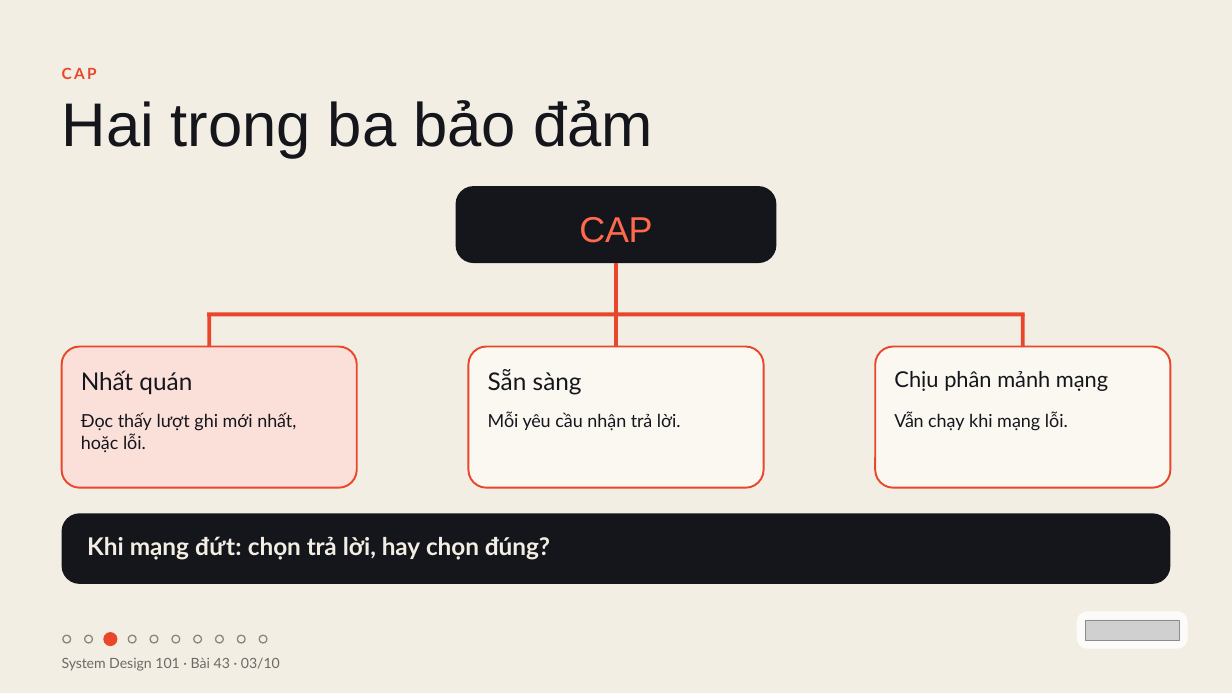
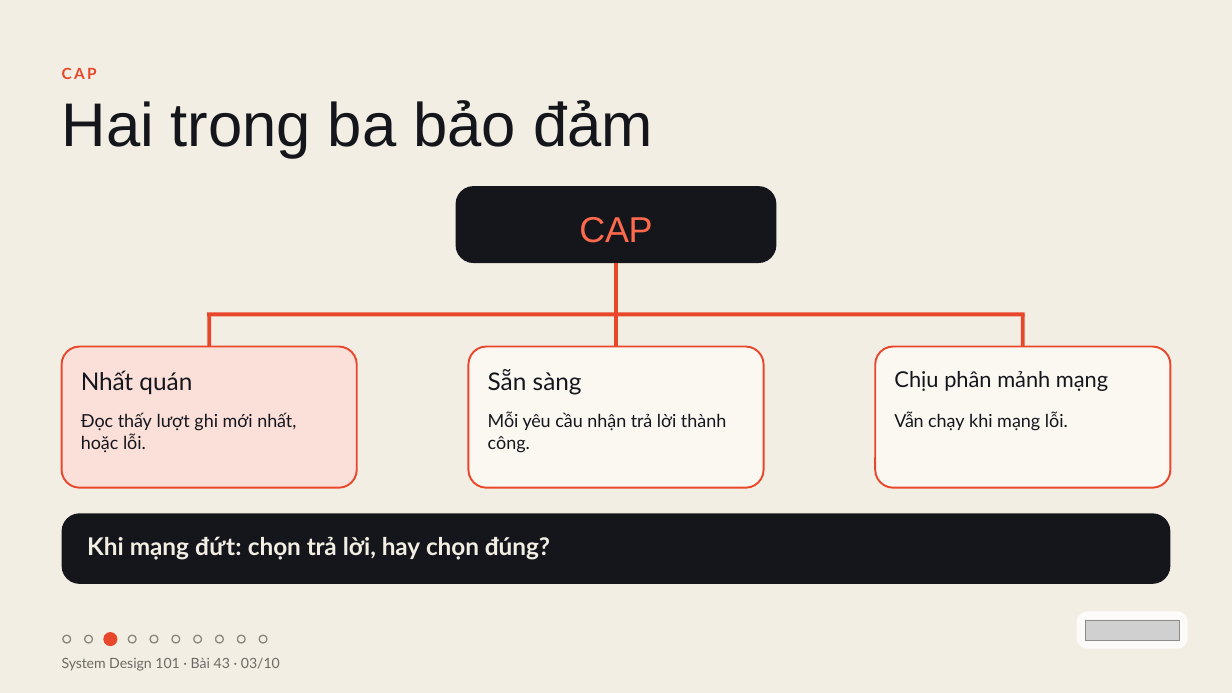
Before and after one commit to vohoailinh90/tool-marketing-studio, a slide deck: slide 3 of system-design-101/vi/lessons/sd-11-043/slides/sd-11-043.pptx. Drawn at 1232x693 pixels with LibreOffice and Linux fonts; fonts in the diff are those of the drawing; grey boxes stand for pictures. Boxes give left, top, right and bottom in pixels: in the first picture for what was removed or moved away, otherwise in the second. Text is boxed around its words. In the diff, an @@ line names an element or a change of style, - is before the commit and + after.

```diff
--- a/system-design-101/vi/lessons/sd-11-043/slides/sd-11-043.pptx
+++ b/system-design-101/vi/lessons/sd-11-043/slides/sd-11-043.pptx
@@ text at [488,412,726,453]: text changed @@
-Mỗi yêu cầu nhận trả lời.
+Mỗi yêu cầu nhận trả lời thành công.
```
Also in this commit, not shown: 1 other slide changed, 4 other files.
